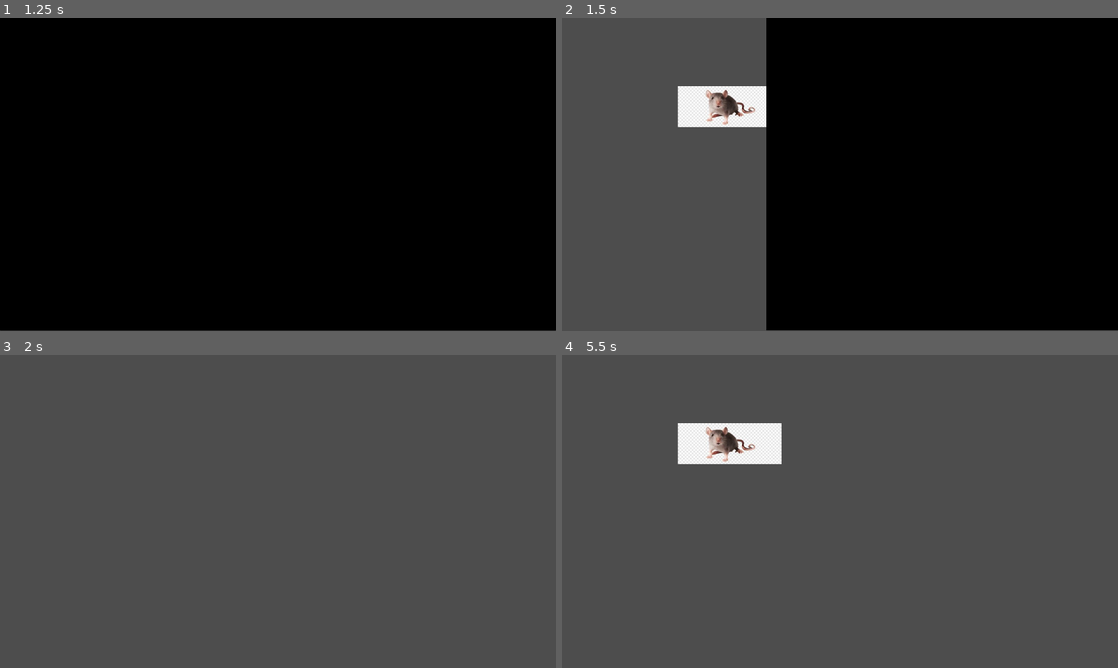
Above: before the commit, frames 1-4 (two rows, left to right).
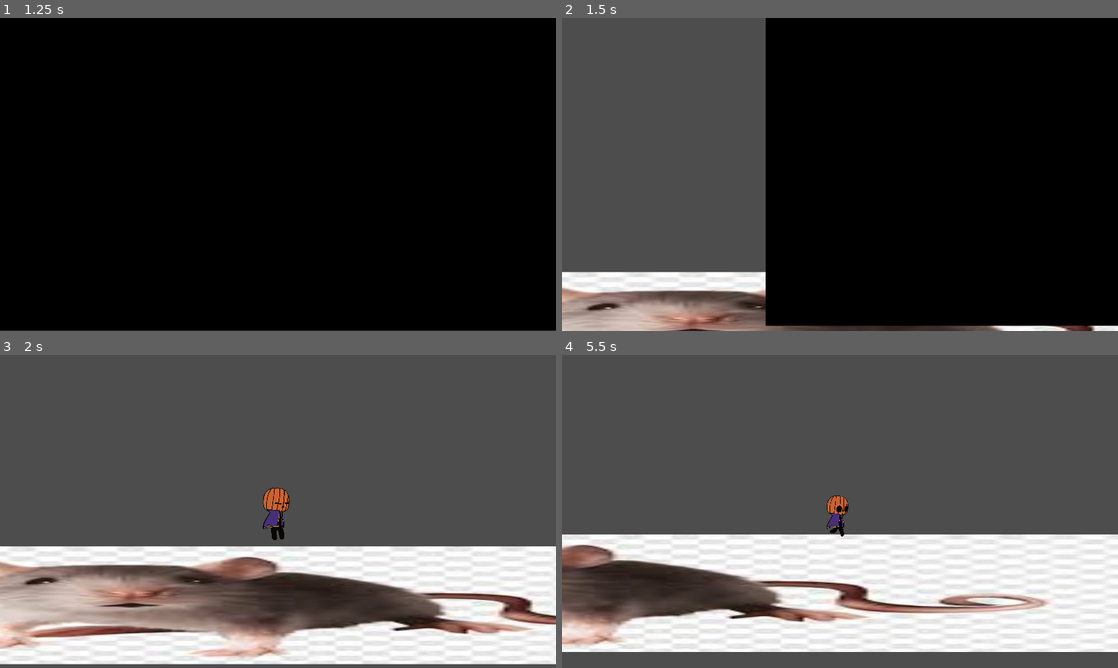
Above: after the commit, the same moments.

Repository: Shre1n/dont-forget
Game: Godot game, scene res://ui/menu.tscn
Same seed, same stepped clock (60 frames per second), same inputs: the game is played once before the commit and once after it.
Inputs:
- Up to frame 1 (1.25 s): click "Neues Spiel" at 0.5 s
- Up to frame 2 (1.5 s): click "Neues Spiel" at 1.25 s
- Up to frame 3 (2 s): no input
- Up to frame 4 (5.5 s): tap Enter (ui_accept) at 2, 2.1, 2.27, 2.57, 2.85, 3.02, 3.32, 3.6, 4.35, 4.52, 4.82, 5.1, 5.27 s; hold Right (ui_right) 2.03-3.53 s; hold Left (ui_left) 3.53-4.28 s; hold Right (ui_right) from 4.28 s (still down)

Frame 1 is identical in both runs. In frame 2, 9.5% of the frame differs, in the area x 0-100%, y 0-100%; in frame 3, 36%; in frame 4, 39%, in the area x 0-100%, y 21-95%.

Commit message:
V2
Spieler angelegt
Lauf Funktion hinzugefügt
Laufanimation hinzugefügt
Sprung funktion hinzugefügt
Sprunganimation hinzugefügt

Diff:
--- /dev/null
+++ b/dont-forget/scenes/character.tscn
@@ -0,0 +1,111 @@
+[gd_scene load_steps=18 format=3 uid="uid://diqm35oue5hsl"]
+
+[ext_resource type="Script" path="res://scripte/character.gd" id="1_gaw86"]
+[ext_resource type="Texture2D" uid="uid://c2g3xrawrqbt1" path="res://assets/Download.jpeg" id="2_aiptg"]
+[ext_resource type="Texture2D" uid="uid://d1yl3buaqc18m" path="res://assets/idle/1.png" id="3_vrlcv"]
+[ext_resource type="Texture2D" uid="uid://53k44ulscd2j" path="res://assets/idle/2.png" id="4_xju4u"]
+[ext_resource type="Texture2D" uid="uid://cmfkq3xb08hdk" path="res://assets/jump/1.png" id="5_v0m88"]
+[ext_resource type="Texture2D" uid="uid://c1ll8ms5x78x6" path="res://assets/jump/2.png" id="6_e5323"]
+[ext_resource type="Texture2D" uid="uid://kfgkyvi3kb8h" path="res://assets/jump/3.png" id="7_ikxlm"]
+[ext_resource type="Texture2D" uid="uid://jn7y30tnns4n" path="res://assets/jump/4.png" id="8_i2w0f"]
+[ext_resource type="Texture2D" uid="uid://3j3grcapswsh" path="res://assets/run_MC/1.png" id="9_wh8wi"]
+[ext_resource type="Texture2D" uid="uid://blsd1gj56x6l1" path="res://assets/run_MC/2.png" id="10_o6hrc"]
+[ext_resource type="Texture2D" uid="uid://bfe8no6kf5y5x" path="res://assets/run_MC/3.png" id="11_53p0y"]
+[ext_resource type="Texture2D" uid="uid://dp6htf6x7v6uy" path="res://assets/run_MC/4.png" id="12_5p25n"]
+[ext_resource type="Texture2D" uid="uid://ddlxg378btnlv" path="res://assets/run_MC/5.png" id="13_pi6vi"]
+[ext_resource type="Texture2D" uid="uid://w2bfy5a067x2" path="res://assets/run_MC/6.png" id="14_bnwc5"]
+[ext_resource type="Texture2D" uid="uid://houu1wsk6hkf" path="res://assets/run_MC/7.png" id="15_vg712"]
+
+[sub_resource type="CapsuleShape2D" id="CapsuleShape2D_gevhk"]
+radius = 78.0
+height = 156.0
+
+[sub_resource type="SpriteFrames" id="SpriteFrames_xhvvv"]
+animations = [{
+"frames": [{
+"duration": 1.0,
+"texture": ExtResource("2_aiptg")
+}],
+"loop": true,
+"name": &"default",
+"speed": 5.0
+}, {
+"frames": [],
+"loop": true,
+"name": &"fall",
+"speed": 5.0
+}, {
+"frames": [{
+"duration": 1.0,
+"texture": ExtResource("3_vrlcv")
+}, {
+"duration": 1.0,
+"texture": ExtResource("4_xju4u")
+}],
+"loop": true,
+"name": &"idle",
+"speed": 5.0
+}, {
+"frames": [{
+"duration": 1.0,
+"texture": ExtResource("5_v0m88")
+}, {
+"duration": 1.0,
+"texture": ExtResource("6_e5323")
+}, {
+"duration": 1.0,
+"texture": ExtResource("7_ikxlm")
+}, {
+"duration": 1.0,
+"texture": ExtResource("8_i2w0f")
+}],
+"loop": true,
+"name": &"jump",
+"speed": 5.0
+}, {
+"frames": [{
+"duration": 1.0,
+"texture": ExtResource("9_wh8wi")
+}, {
+"duration": 1.0,
+"texture": ExtResource("10_o6hrc")
+}, {
+"duration": 1.0,
+"texture": ExtResource("11_53p0y")
+}, {
+"duration": 1.0,
+"texture": ExtResource("12_5p25n")
+}, {
+"duration": 1.0,
+"texture": ExtResource("13_pi6vi")
+}, {
+"duration": 1.0,
+"texture": ExtResource("14_bnwc5")
+}, {
+"duration": 1.0,
+"texture": ExtResource("15_vg712")
+}],
+"loop": true,
+"name": &"walk",
+"speed": 5.0
+}]
+
+[node name="Character" type="CharacterBody2D"]
+script = ExtResource("1_gaw86")
+
+[node name="CollisionShape2D" type="CollisionShape2D" parent="."]
+shape = SubResource("CapsuleShape2D_gevhk")
+
+[node name="AnimatedSprite2D" type="AnimatedSprite2D" parent="."]
+scale = Vector2(0.13, 0.13)
+sprite_frames = SubResource("SpriteFrames_xhvvv")
+animation = &"idle"
+autoplay = "idle"
+
+[node name="Jump_Timer" type="Timer" parent="."]
+wait_time = 0.1
+one_shot = true
+
+[node name="Camera2D" type="Camera2D" parent="."]
+
+[connection signal="timeout" from="Jump_Timer" to="." method="_on_jump_timer_timeout"]
--- a/dont-forget/scenes/tutorial.tscn
+++ b/dont-forget/scenes/tutorial.tscn
@@ -1,26 +1,35 @@
-[gd_scene load_steps=4 format=3 uid="uid://bmouk0ih436em"]
+[gd_scene load_steps=6 format=3 uid="uid://bmouk0ih436em"]
 
 [ext_resource type="Script" path="res://scripte/level.gd" id="1_howbq"]
 [ext_resource type="Texture2D" uid="uid://c2g3xrawrqbt1" path="res://assets/Download.jpeg" id="2_56ewd"]
+[ext_resource type="PackedScene" uid="uid://diqm35oue5hsl" path="res://scenes/character.tscn" id="3_gty3g"]
 
 [sub_resource type="SpriteFrames" id="SpriteFrames_x17dd"]
 animations = [{
 "frames": [{
 "duration": 1.0,
 "texture": ExtResource("2_56ewd")
-}, {
-"duration": 1.0,
-"texture": null
 }],
 "loop": true,
 "name": &"default",
 "speed": 5.0
 }]
 
+[sub_resource type="WorldBoundaryShape2D" id="WorldBoundaryShape2D_uvql2"]
+
 [node name="tutorial" type="Node2D"]
 script = ExtResource("1_howbq")
 
 [node name="AnimatedSprite2D" type="AnimatedSprite2D" parent="."]
-position = Vector2(579, 306)
+position = Vector2(1066, 1096)
+scale = Vector2(15.72, 2.88)
 sprite_frames = SubResource("SpriteFrames_x17dd")
-autoplay = "default"
+
+[node name="Character" parent="." instance=ExtResource("3_gty3g")]
+position = Vector2(962, 538)
+
+[node name="StaticBody2D" type="StaticBody2D" parent="."]
+
+[node name="CollisionShape2D" type="CollisionShape2D" parent="StaticBody2D"]
+position = Vector2(932, 892)
+shape = SubResource("WorldBoundaryShape2D_uvql2")
--- /dev/null
+++ b/dont-forget/scripte/character.gd
@@ -0,0 +1,47 @@
+class_name Player
+extends CharacterBody2D
+
+const SPEED = 400.0
+const JUMP_VELOCITY = -450.0
+
+var gravity = ProjectSettings.get_setting("physics/2d/default_gravity")
+var JumpAvailability : bool
+var animated_sprite : AnimatedSprite2D
+@onready var JumpTimer : Timer = $Jump_Timer
+
+func _ready():
+	animated_sprite = $AnimatedSprite2D
+	animated_sprite.play("idle")
+
+func _physics_process(delta):
+	if is_on_floor():
+		JumpAvailability = true
+		if velocity.x == 0:
+			animated_sprite.play("idle")
+		else:
+			animated_sprite.play("walk")
+	else:
+		if JumpAvailability and JumpTimer.is_stopped():
+			JumpTimer.start()
+		elif JumpTimer.is_stopped():
+			velocity += get_gravity() * delta
+			animated_sprite.play("fall")   # fall animation
+
+	# Handle jump.
+	if Input.is_action_just_pressed("ui_accept") and JumpAvailability:
+		velocity.y = JUMP_VELOCITY
+		JumpAvailability = false
+		animated_sprite.play("jump")   # jump animation
+
+	# Get the input direction and handle the movement/deceleration.
+	var direction = Input.get_axis("ui_left", "ui_right")
+	if direction != 0:
+		velocity.x = direction * SPEED
+		animated_sprite.flip_h = direction < 0
+	else:
+		velocity.x = move_toward(velocity.x, 0, SPEED)
+
+	move_and_slide()
+
+func _on_jump_timer_timeout():
+	JumpAvailability = false
Binary file added: dont-forget/assets/fight/1.png
Not shown, added: dont-forget/assets/fight/1.png.import
Binary file added: dont-forget/assets/fight/2.png
Not shown, added: dont-forget/assets/fight/2.png.import
Binary file added: dont-forget/assets/fight/3.png
Not shown, added: dont-forget/assets/fight/3.png.import
Binary file added: dont-forget/assets/fight/4.png
Not shown, added: dont-forget/assets/fight/4.png.import
Binary file added: dont-forget/assets/fight/5.png
Not shown, added: dont-forget/assets/fight/5.png.import
Binary file added: dont-forget/assets/fight/6.png
Not shown, added: dont-forget/assets/fight/6.png.import
(and 49 more such lines)
